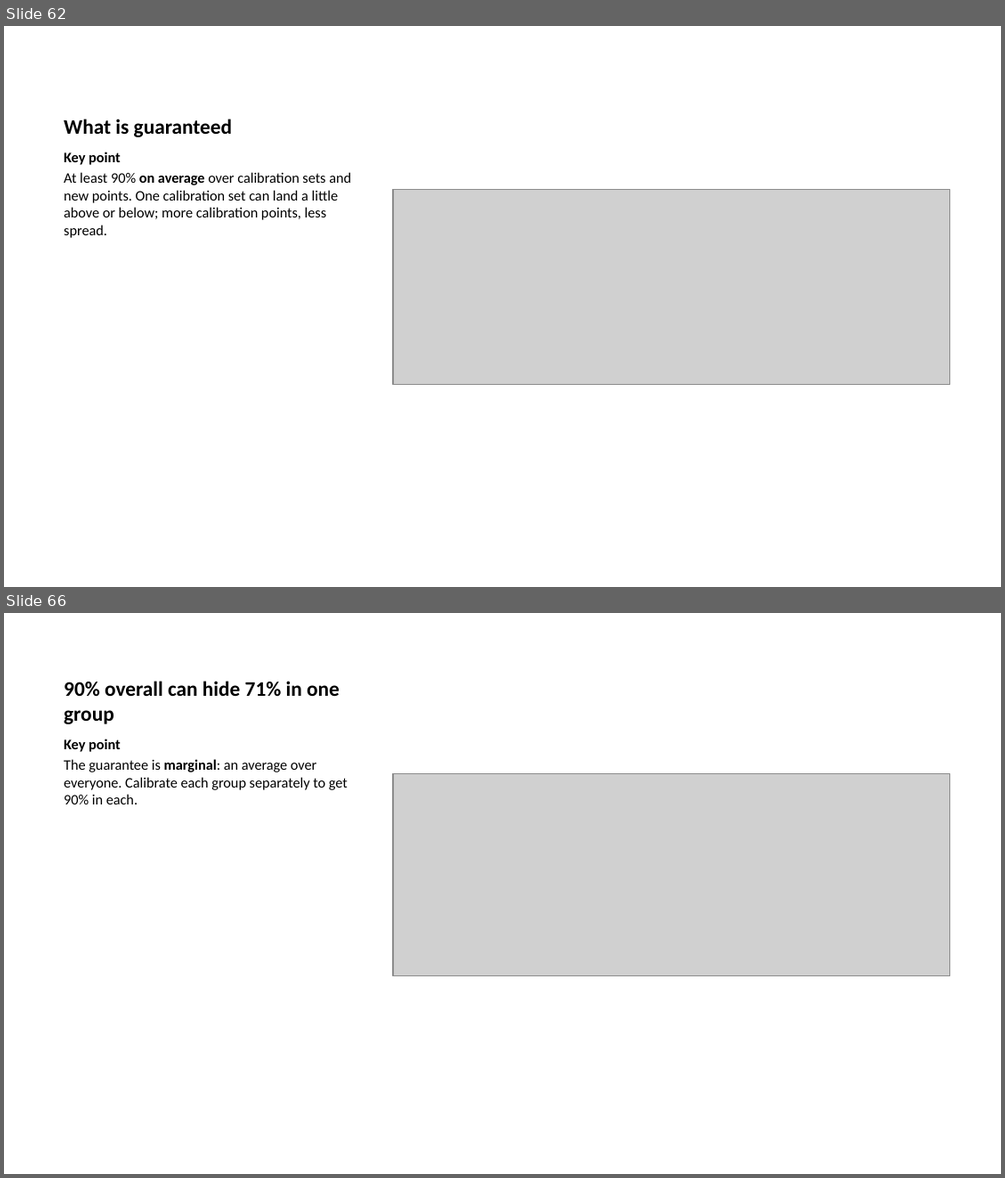
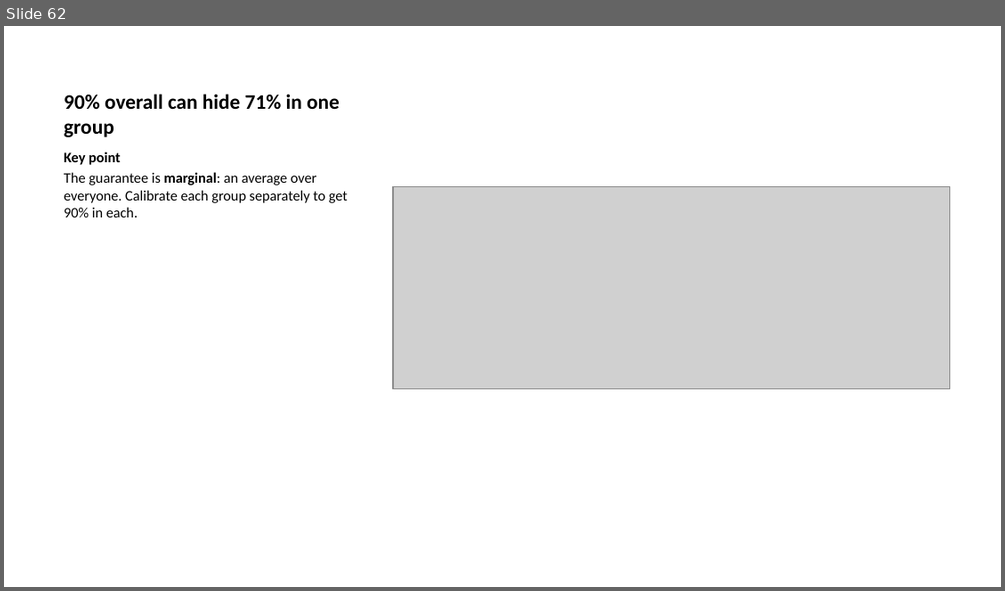
Before and after one commit to AmyRouillard/ml-foundations-mau-2026, a slide deck: ml-foundations.pptx. Shown one above the other, each under a label of ours: slides 62 and 66 before the commit, slide 62 after it; the slides between them are not shown. The pictures are 1005x1178 and 1005x591 pixels, drawn with LibreOffice and Linux fonts; fonts in the diff are those of the drawing; grey boxes stand for pictures. Boxes give left, top, right and bottom in pixels: in the first picture for what was removed or moved away, otherwise in the second. Text is boxed around its words. In the diff, an @@ line names an element or a change of style, - is before the commit and + after.

```diff
--- a/ml-foundations.pptx
+++ b/ml-foundations.pptx
@@ slide 62 removed at <box>4,26,1001,587</box>, background #FFFFFF @@
@@ title removed at <box>64,119,232,137</box> @@
-What is guaranteed
@@ text removed at <box>64,151,351,238</box> @@
-Key point
-At least 90% on average over calibration sets and new points. One calibration set can land a little above or below; more calibration points, less spread.
@@ picture removed at <box>393,190,949,385</box> @@
@@ what was slide 66 is now slide 62 @@
```
Also in this commit, not shown: 2 slides changed, 2 other slides removed, 7 other files.
